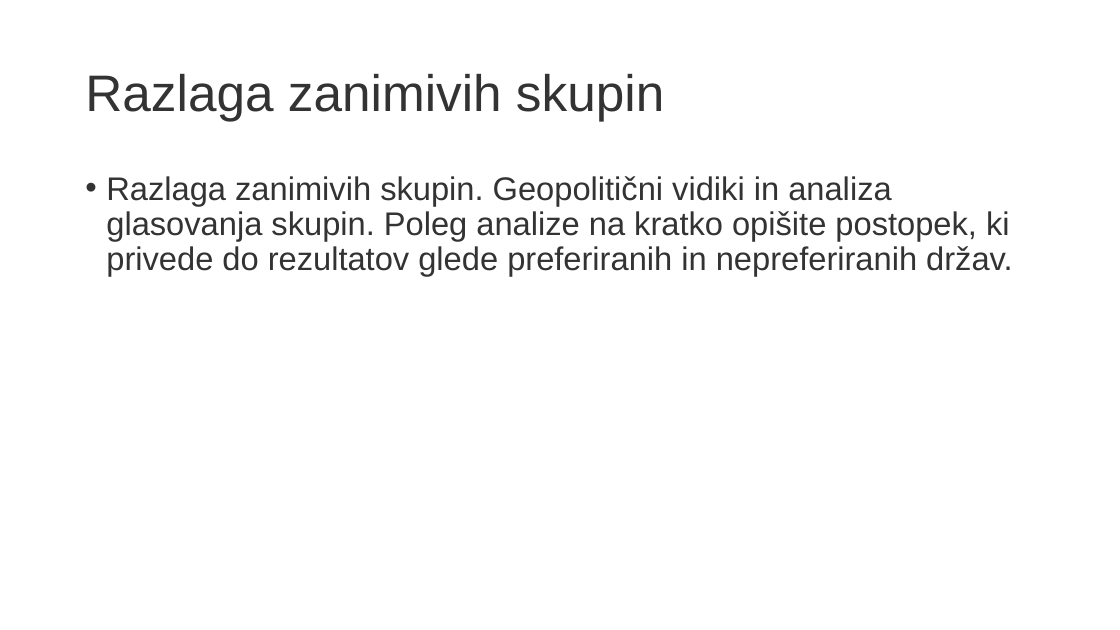
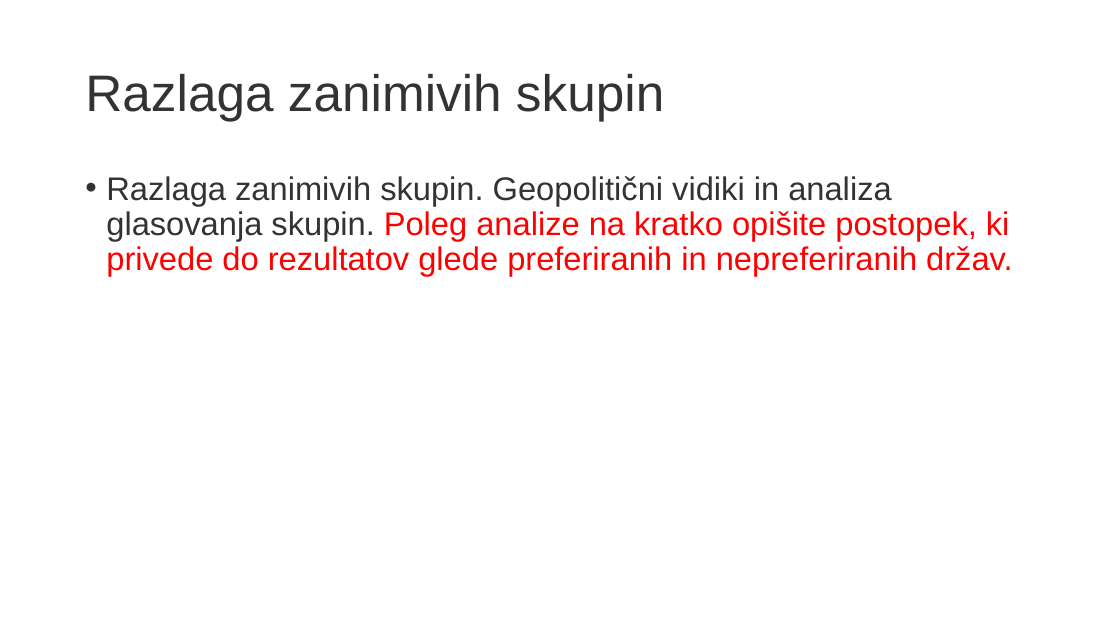
Before and after one commit to MatevzVidovic/UOZP, a slide deck: slide 7 of Aljaz/Naloga1/Aljaž_Rakovec_hw1.pptx (slide 5 before the commit). Drawn at 1120x630 pixels with LibreOffice and Linux fonts; fonts in the diff are those of the drawing. Boxes give left, top, right and bottom in pixels: in the first picture for what was removed or moved away, otherwise in the second. Text is boxed around its words. In the diff, an @@ line names an element or a change of style, - is before the commit and + after.

```diff
--- a/Aljaz/Naloga1/Aljaž_Rakovec_hw1.pptx
+++ b/Aljaz/Naloga1/Aljaž_Rakovec_hw1.pptx
@@ text "Razlaga zanimivih skupin. Geopolitični vidiki ..." at (x1=106, y1=176, x2=1012, y2=276): text colour #333333 to #FF0000 in "Poleg analize na kratko opišite postopek, ki ..." @@
```
Also in this commit, not shown: 2 other slides changed, 3 slides added, 1 slide removed, 3 other files.
